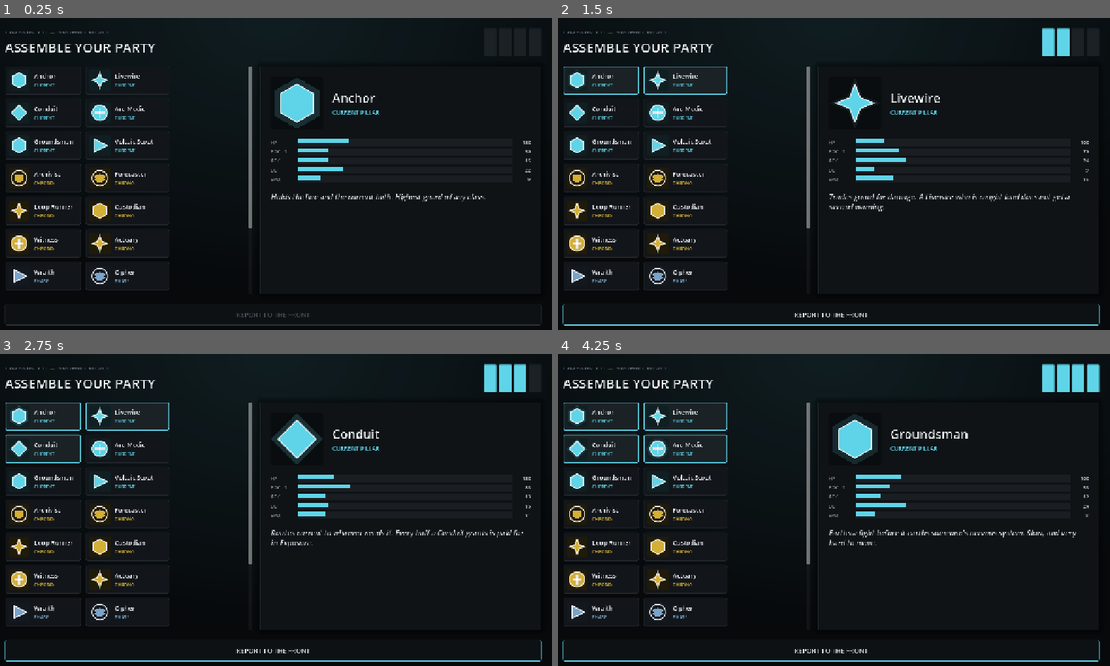
Above: before the commit, frames 1-4 (two rows, left to right).
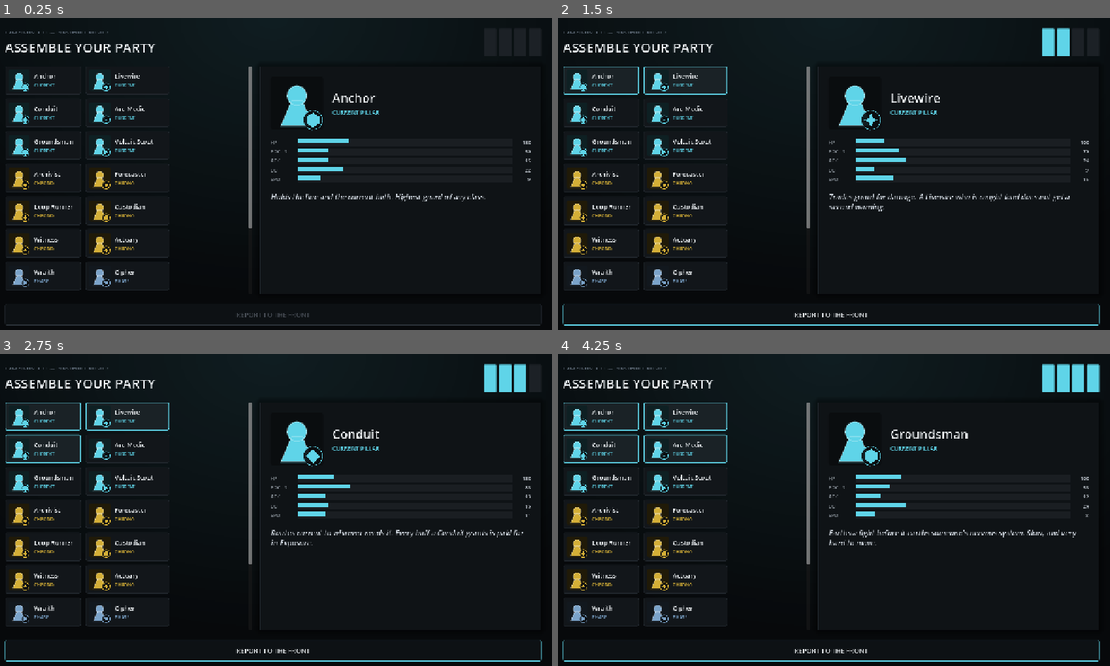
Above: after the commit, the same moments.

Repository: dancockrell/longnight-godot
Game: Godot game, scene res://scenes/ClassSelect.tscn
Same seed, same stepped clock (60 frames per second), same inputs: the game is played once before the commit and once after it. This scene is started directly instead of the project's main scene.
Inputs (mouse positions are in pixels of both pictures, inside the frame that each line leads up to):
- Up to frame 1 (0.25 s): no input
- Up to frame 2 (1.5 s): click (602, 80) at 0.52 s; click (684, 80) at 1.27 s
- Up to frame 3 (2.75 s): click (44, 447) at 2.02 s
- Up to frame 4 (4.25 s): click (684, 447) at 2.77 s; click (602, 481) at 3.52 s

The runs differ from the first frame. In frame 1, 2.2% of the frame differs, in the area x 1-59%, y 16-87%; in frame 2, 1.8%; in frame 3, 2.1%; in frame 4, 2.3%.

Commit message:
Sigil: replace heraldic crests with humanoid bust silhouettes
Direct correction: pure geometric crests (hexagon, diamond, spark) read as
abstract UI decoration - lorem ipsum - rather than as a stand-in for a
person still being drawn. This is a character game; the placeholder needs
the shape of a character.

The primary mark is now a head-and-shoulders bust silhouette, proportioned
the way a real portrait crop will eventually be, coloured by pillar. The
six-shape role identity survives as a small corner badge instead of the
whole mark - the same place a class icon sits over a portrait in most
RPGs, so nothing about the visual language is lost, only demoted to where
it belongs once real art exists to fill the bust shape.

Verified by launching the scene directly and reading console output before
screenshotting - zero errors - then by looking at the rendered result.
127 checks still pass.

Co-Authored-By: Claude Opus 5 <noreply@anthropic.com>

Diff:
--- a/scripts/ui/sigil.gd
+++ b/scripts/ui/sigil.gd
@@ -1,16 +1,23 @@
 class_name Sigil
 extends Control
 
-## A drawn geometric identity mark, standing in for character portrait art
-## until an actual art pipeline is available (the GPU is shared with other
-## active sessions right now - see docs/RESOURCES.md). This is a deliberate
-## design system, not a placeholder apology: six roles get six distinct
-## silhouettes, three pillars get three distinct colours, and the pairing
-## is what a player learns to recognise at a glance - the same job Limbus
-## Company's sharp per-character iconography does before you ever see a
-## portrait. Zero external assets - every mark is drawn with _draw().
+## A character portrait STAND-IN, not a permanent identity system. Direct
+## correction from Dan: an earlier version of this file drew pure heraldic
+## crests (hexagon, diamond, spark) with no human shape at all, and that
+## reads as abstract UI decoration - "lorem ipsum" - rather than as "a
+## person who is still being drawn." This game is about characters, and a
+## stand-in for a character has to have the shape of one.
+##
+## So the primary mark is now a humanoid bust silhouette - head and
+## shoulders, the same proportions a real portrait will eventually fill -
+## coloured by pillar. The role shape from the original design (hexagon/
+## spark/cross/triangle/lens/diamond) survives as a small badge in the
+## corner, the same place a class icon sits over a portrait in most RPGs
+## (WoW, FFXIV, Limbus Company itself), rather than as the whole mark.
+## When real portrait art exists, it drops in behind this bust's silhouette
+## mask and the badge stays exactly where it is.
 
-enum Role { ANCHOR, WILDCARD, MEDIC, INFILTRATOR, ANALYST, QUARTERMASTER }
+enum Role { ANCHOR, WILDCARD, MEDIC, INFILTRATOR, ANALYST, QUARTERMASTER, HOSTILE }
 
 const ROLE_BY_NAME := {
 	"anchor": Role.ANCHOR,
@@ -19,6 +26,7 @@
 	"infiltrator": Role.INFILTRATOR,
 	"analyst": Role.ANALYST,
 	"quartermaster": Role.QUARTERMASTER,
+	"hostile": Role.HOSTILE,
 }
 
 var role: Role = Role.ANCHOR
@@ -43,81 +51,112 @@
 
 func _draw() -> void:
 	var c := size / 2.0
-	var r: float = minf(size.x, size.y) * 0.36
+	var scale: float = minf(size.x, size.y)
 
 	if glow:
-		var pulse := 0.75 + 0.25 * sin(_t * 3.0)
-		_draw_role_shape(c, r * 1.35, Color(tint.r, tint.g, tint.b, 0.18 * pulse))
+		var pulse := 0.7 + 0.3 * sin(_t * 3.0)
+		_draw_bust(c, scale * 1.06, Color(tint.r, tint.g, tint.b, 0.22 * pulse))
 
-	_draw_role_shape(c, r, tint)
-	_draw_role_shape(c, r, Color(1, 1, 1, 0.9), true)
+	_draw_bust(c, scale, tint)
+	_draw_bust_outline(c, scale, Color(1, 1, 1, 0.35))
+	_draw_role_badge(c, scale, tint)
 
 
-func _draw_role_shape(c: Vector2, r: float, col: Color, outline_only: bool = false) -> void:
-	var width := 2.2 if outline_only else 0.0
+## Head-and-shoulders silhouette - a bust, not a crest. Proportioned the
+## way a real portrait crop would be: head roughly the top third, shoulders
+## widening toward the bottom edge and clipped there, the way a chest-up
+## portrait is cropped rather than showing a full floating head.
+func _draw_bust(c: Vector2, scale: float, col: Color) -> void:
+	var head_r: float = scale * 0.185
+	var head_center := c + Vector2(0, -scale * 0.14)
+	draw_circle(head_center, head_r, col)
+
+	var shoulder_top: float = head_center.y + head_r * 0.55
+	var shoulder_half_w: float = scale * 0.30
+	var bottom: float = c.y + scale * 0.42
+	var pts := PackedVector2Array([
+		Vector2(c.x - shoulder_half_w * 0.35, shoulder_top),
+		Vector2(c.x - shoulder_half_w, bottom),
+		Vector2(c.x + shoulder_half_w, bottom),
+		Vector2(c.x + shoulder_half_w * 0.35, shoulder_top),
+	])
+	draw_colored_polygon(pts, col)
+	# A soft neck join so the head and shoulders read as one silhouette
+	# rather than a circle sitting on top of a separate trapezoid.
+	draw_rect(Rect2(Vector2(c.x - head_r * 0.5, head_center.y), Vector2(head_r, head_r * 0.7)), col)
+
+
+func _draw_bust_outline(c: Vector2, scale: float, col: Color) -> void:
+	var head_r: float = scale * 0.185
+	var head_center := c + Vector2(0, -scale * 0.14)
+	draw_arc(head_center, head_r, 0, TAU, 24, col, 1.5, true)
+	var shoulder_top: float = head_center.y + head_r * 0.55
+	var shoulder_half_w: float = scale * 0.30
+	var bottom: float = c.y + scale * 0.42
+	var pts := PackedVector2Array([
+		Vector2(c.x - shoulder_half_w * 0.35, shoulder_top),
+		Vector2(c.x - shoulder_half_w, bottom),
+		Vector2(c.x + shoulder_half_w, bottom),
+		Vector2(c.x + shoulder_half_w * 0.35, shoulder_top),
+		Vector2(c.x - shoulder_half_w * 0.35, shoulder_top),
+	])
+	draw_polyline(pts, col, 1.5, true)
+
+
+## The small corner badge - this is where the six-shape identity language
+## from the original design survives, demoted to a supporting role instead
+## of standing in for a whole person by itself.
+func _draw_role_badge(c: Vector2, scale: float, col: Color) -> void:
+	var badge_r: float = scale * 0.135
+	var badge_c := c + Vector2(scale * 0.30, scale * 0.32)
+
+	var badge_bg := Color(0.04, 0.05, 0.06, 0.92)
+	draw_circle(badge_c, badge_r * 1.35, badge_bg)
+	draw_arc(badge_c, badge_r * 1.35, 0, TAU, 20, col, 1.2, true)
+
 	match role:
 		Role.ANCHOR:
-			# A hexagon - holds a line, geometrically stable.
 			var pts := PackedVector2Array()
 			for i in 6:
-				var a := TAU * i / 6.0 - PI / 6.0
-				pts.append(c + Vector2(cos(a), sin(a)) * r)
-			if outline_only:
-				pts.append(pts[0])
-				draw_polyline(pts, col, width, true)
-			else:
-				draw_colored_polygon(pts, col)
+				var a: float = TAU * i / 6.0 - PI / 6.0
+				pts.append(badge_c + Vector2(cos(a), sin(a)) * badge_r)
+			draw_colored_polygon(pts, col)
 		Role.WILDCARD:
-			# A four-point spark - volatile, asymmetric risk/reward.
 			var pts := PackedVector2Array([
-				c + Vector2(0, -r), c + Vector2(r * 0.28, -r * 0.28),
-				c + Vector2(r, 0), c + Vector2(r * 0.28, r * 0.28),
-				c + Vector2(0, r), c + Vector2(-r * 0.28, r * 0.28),
-				c + Vector2(-r, 0), c + Vector2(-r * 0.28, -r * 0.28),
+				badge_c + Vector2(0, -badge_r), badge_c + Vector2(badge_r * 0.28, -badge_r * 0.28),
+				badge_c + Vector2(badge_r, 0), badge_c + Vector2(badge_r * 0.28, badge_r * 0.28),
+				badge_c + Vector2(0, badge_r), badge_c + Vector2(-badge_r * 0.28, badge_r * 0.28),
+				badge_c + Vector2(-badge_r, 0), badge_c + Vector2(-badge_r * 0.28, -badge_r * 0.28),
 			])
-			if outline_only:
-				var closed := pts.duplicate(); closed.append(pts[0])
-				draw_polyline(closed, col, width, true)
-			else:
-				draw_colored_polygon(pts, col)
+			draw_colored_polygon(pts, col)
 		Role.MEDIC:
-			# A cross in a circle - the oldest, plainest medical mark.
-			if outline_only:
-				draw_arc(c, r, 0, TAU, 32, col, width, true)
-			else:
-				draw_circle(c, r, col)
-			var bar := r * 0.34
-			var cross_col := Color(0, 0, 0, 1) if not outline_only else col
-			draw_rect(Rect2(c - Vector2(bar * 0.32, r * 0.65), Vector2(bar * 0.64, r * 1.3)), cross_col)
-			draw_rect(Rect2(c - Vector2(r * 0.65, bar * 0.32), Vector2(r * 1.3, bar * 0.64)), cross_col)
+			var bar: float = badge_r * 0.5
+			draw_rect(Rect2(badge_c - Vector2(bar * 0.28, bar), Vector2(bar * 0.56, bar * 2.0)), col)
+			draw_rect(Rect2(badge_c - Vector2(bar, bar * 0.28), Vector2(bar * 2.0, bar * 0.56)), col)
 		Role.INFILTRATOR:
-			# A forward-leaning triangle - closes distance, commits to one direction.
 			var pts := PackedVector2Array([
-				c + Vector2(r, 0), c + Vector2(-r * 0.7, -r * 0.85), c + Vector2(-r * 0.7, r * 0.85),
+				badge_c + Vector2(badge_r, 0), badge_c + Vector2(-badge_r * 0.7, -badge_r * 0.85),
+				badge_c + Vector2(-badge_r * 0.7, badge_r * 0.85),
 			])
-			if outline_only:
-				var closed := pts.duplicate(); closed.append(pts[0])
-				draw_polyline(closed, col, width, true)
-			else:
-				draw_colored_polygon(pts, col)
+			draw_colored_polygon(pts, col)
 		Role.ANALYST:
-			# A lens/eye shape - reads the record before anyone else does.
-			if outline_only:
-				draw_arc(c, r, 0, TAU, 32, col, width, true)
-			else:
-				var pts := PackedVector2Array()
-				for i in 24:
-					var a: float = TAU * i / 24.0
-					var eye_r: float = r * (0.5 + 0.5 * absf(sin(a)))
-					pts.append(c + Vector2(cos(a), sin(a) * 0.55) * eye_r)
-				draw_colored_polygon(pts, col)
+			var pts := PackedVector2Array()
+			for i in 20:
+				var a: float = TAU * i / 20.0
+				var eye_r: float = badge_r * (0.5 + 0.5 * absf(sin(a)))
+				pts.append(badge_c + Vector2(cos(a), sin(a) * 0.55) * eye_r)
+			draw_colored_polygon(pts, col)
 		Role.QUARTERMASTER:
-			# A square, rotated to a diamond - a filed form, a stamped requisition.
 			var pts := PackedVector2Array([
-				c + Vector2(0, -r), c + Vector2(r, 0), c + Vector2(0, r), c + Vector2(-r, 0),
+				badge_c + Vector2(0, -badge_r), badge_c + Vector2(badge_r, 0),
+				badge_c + Vector2(0, badge_r), badge_c + Vector2(-badge_r, 0),
 			])
-			if outline_only:
-				var closed := pts.duplicate(); closed.append(pts[0])
-				draw_polyline(closed, col, width, true)
-			else:
-				draw_colored_polygon(pts, col)
+			draw_colored_polygon(pts, col)
+		Role.HOSTILE:
+			var pts := PackedVector2Array()
+			var spikes := 7
+			for i in spikes * 2:
+				var a: float = TAU * i / float(spikes * 2)
+				var this_r: float = badge_r if i % 2 == 0 else badge_r * 0.42
+				pts.append(badge_c + Vector2(cos(a), sin(a)) * this_r)
+			draw_colored_polygon(pts, col)
